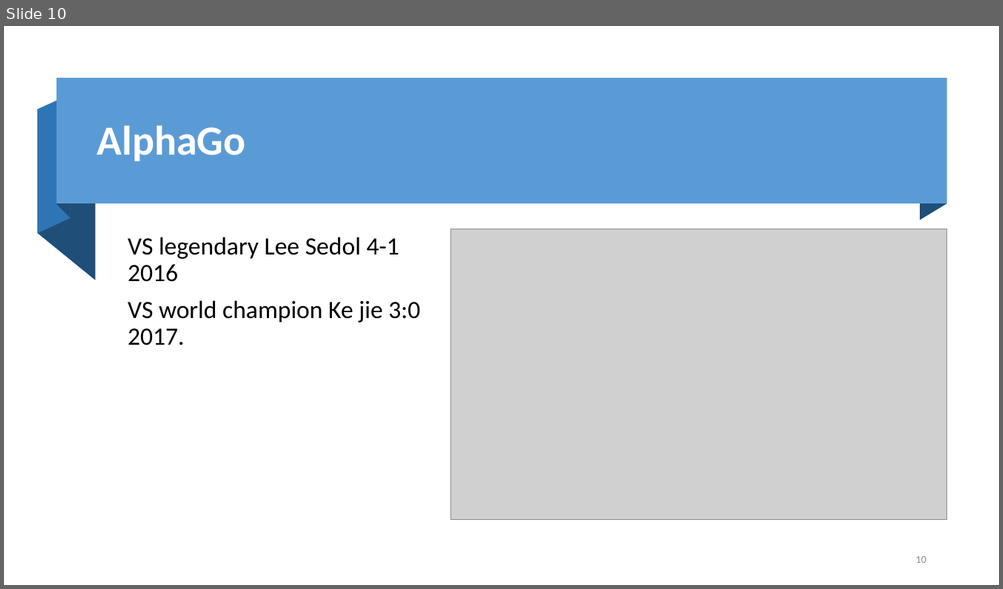
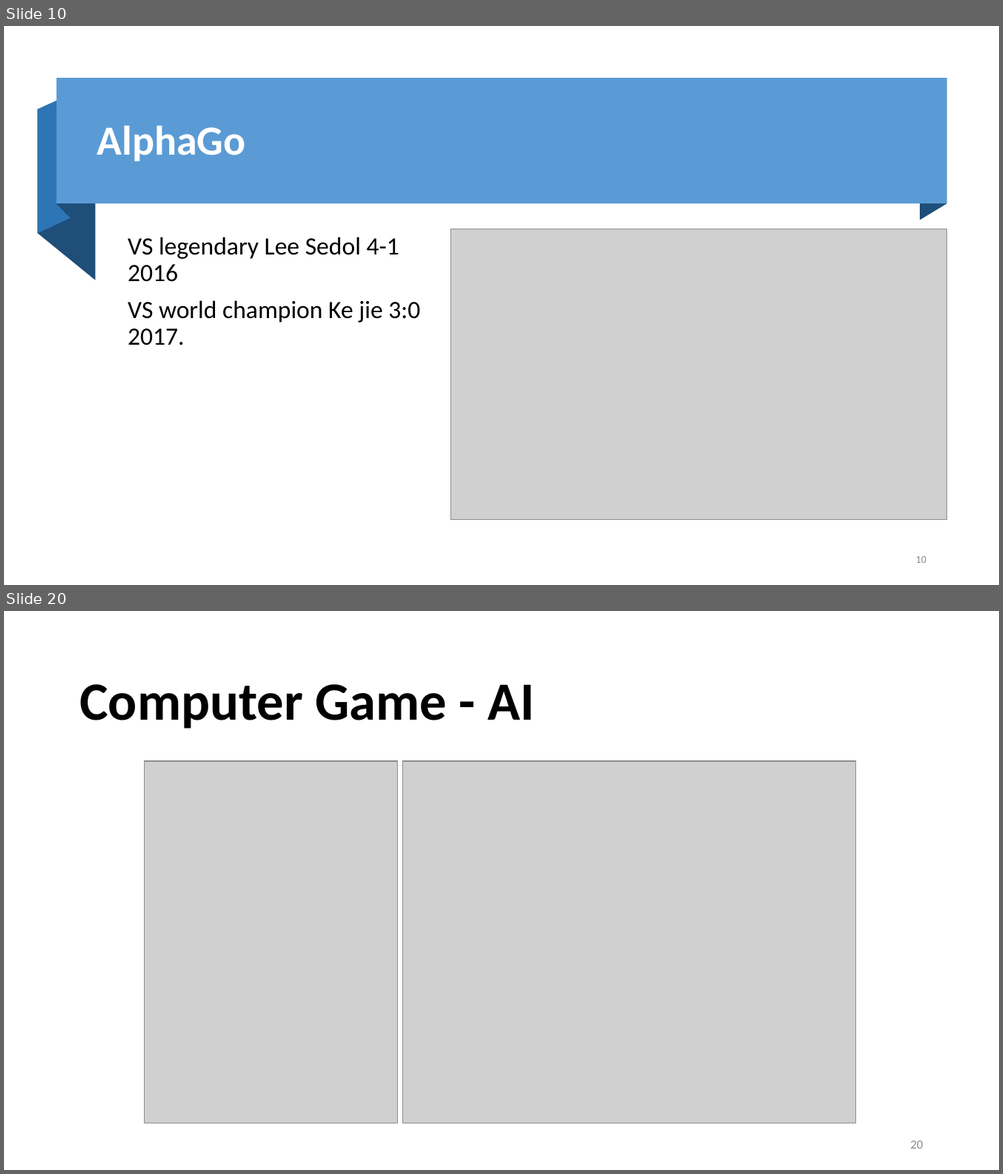
Before and after one commit to fanchuanster/uwinds, a slide deck: docs/8700AI/game in AI.pptx. Shown one above the other, each under a label of ours: slide 10 before the commit, slides 10 and 20 after it; the slides between them are not shown. The pictures are 1003x589 and 1003x1174 pixels, drawn with LibreOffice and Linux fonts; fonts in the diff are those of the drawing; grey boxes stand for pictures; background and template pictures are left out. Boxes give left, top, right and bottom in pixels: in the first picture for what was removed or moved away, otherwise in the second. Text is boxed around its words. In the diff, an @@ line names an element or a change of style, - is before the commit and + after.

```diff
--- a/docs/8700AI/game in AI.pptx
+++ b/docs/8700AI/game in AI.pptx
@@ slide 20 added at [4,611,999,1170], background #FFFFFF @@
@@ title added at [79,684,535,729], 52 pt, text #000000, bold @@
+Computer Game - AI
@@ picture added at [145,761,398,1124] @@
@@ picture added at [403,761,856,1124] @@
@@ page number added at [910,1141,922,1149], 12 pt, text #8C8C8C @@
+20
```
Also in this commit, not shown: 5 slides changed, 11 other slides added.
